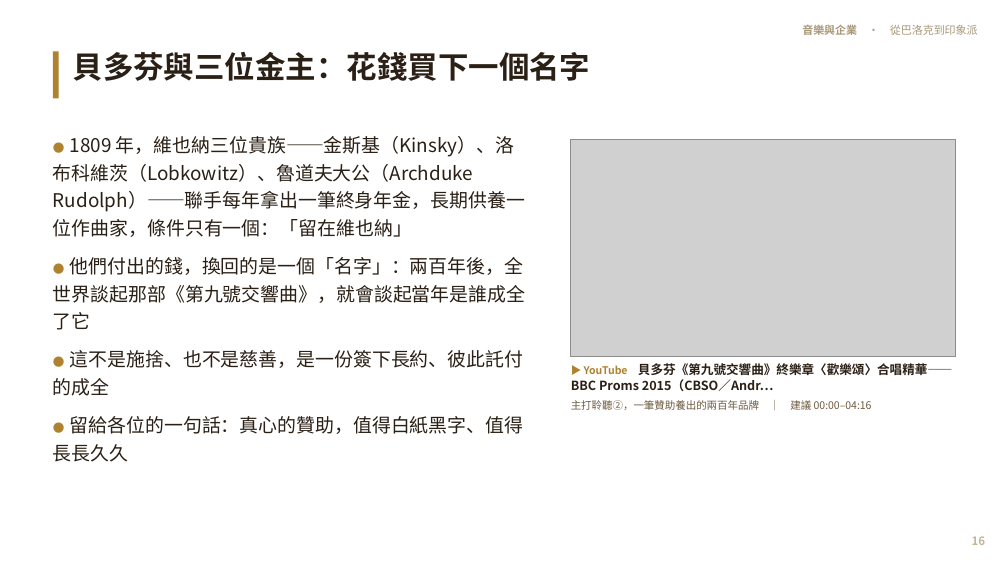
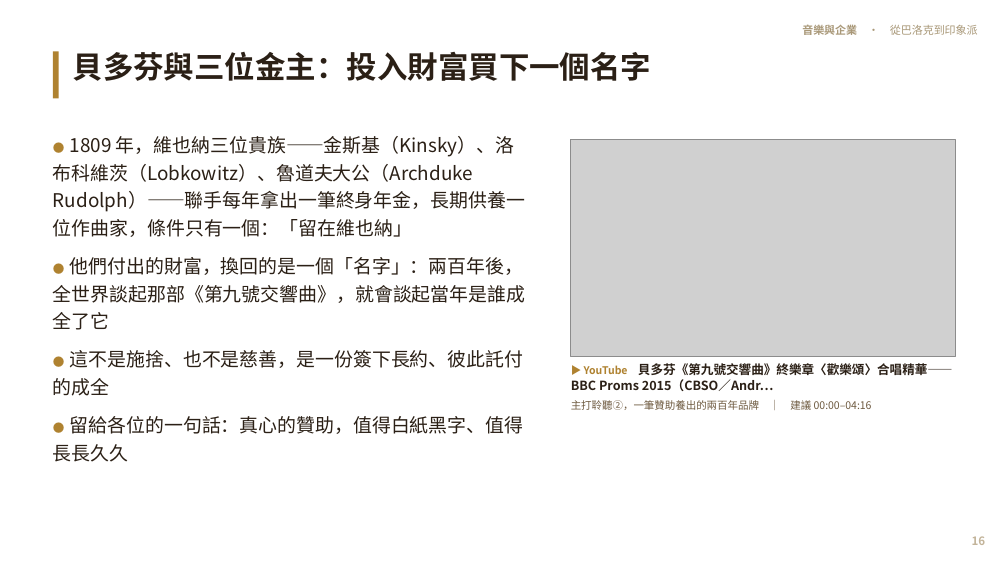
Before and after one commit to kblab2024/music-business-lecture, a slide deck: slide 16 of docs/downloads/音樂與企業-投影片.pptx. Drawn at 1008x567 pixels with LibreOffice and Linux fonts; fonts in the diff are those of the drawing; grey boxes stand for pictures. Boxes give left, top, right and bottom in pixels: in the first picture for what was removed or moved away, otherwise in the second. Text is boxed around its words. In the diff, an @@ line names an element or a change of style, - is before the commit and + after.

```diff
--- a/docs/downloads/音樂與企業-投影片.pptx
+++ b/docs/downloads/音樂與企業-投影片.pptx
@@ text at [73,52,652,81]: text changed @@
-貝多芬與三位金主：花錢買下一個名字
+貝多芬與三位金主：投入財富買下一個名字
@@ text at [53,257,526,330]: text changed @@
-● 他們付出的錢，換回的是一個「名字」：兩百年後，全世界談起那部《第九號交響曲》，就會談起當年是誰成全了它
+● 他們付出的財富，換回的是一個「名字」：兩百年後，全世界談起那部《第九號交響曲》，就會談起當年是誰成全了它
```
Also in this commit, not shown: 28 other slides changed, 7 other files.
